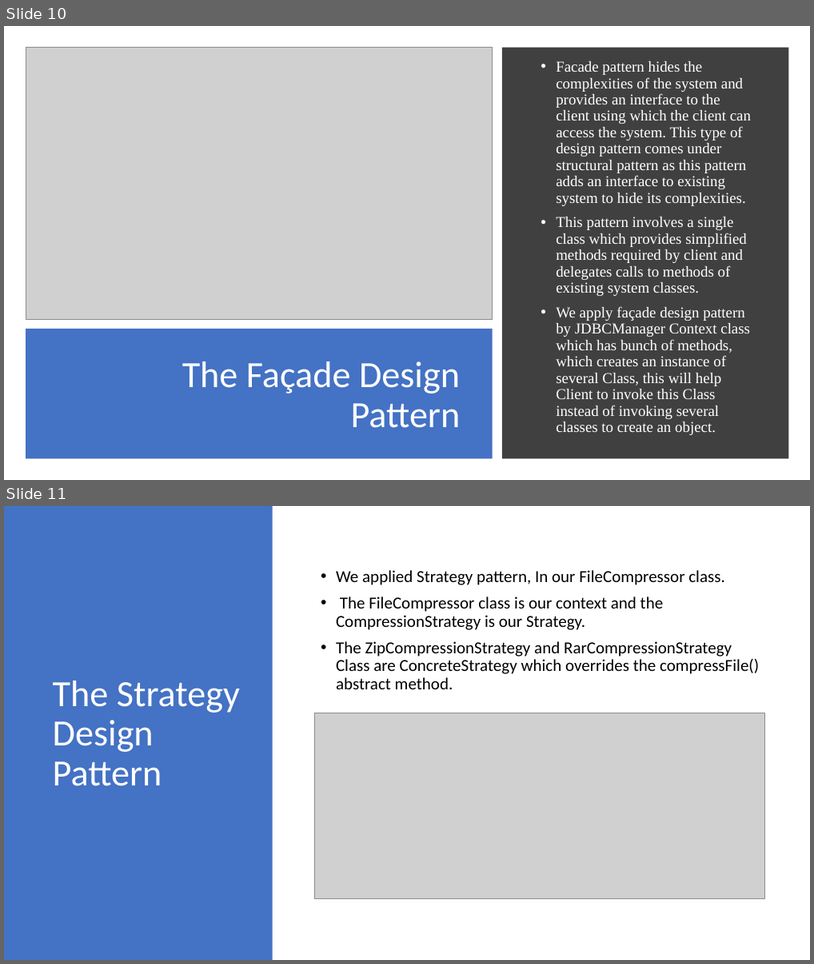
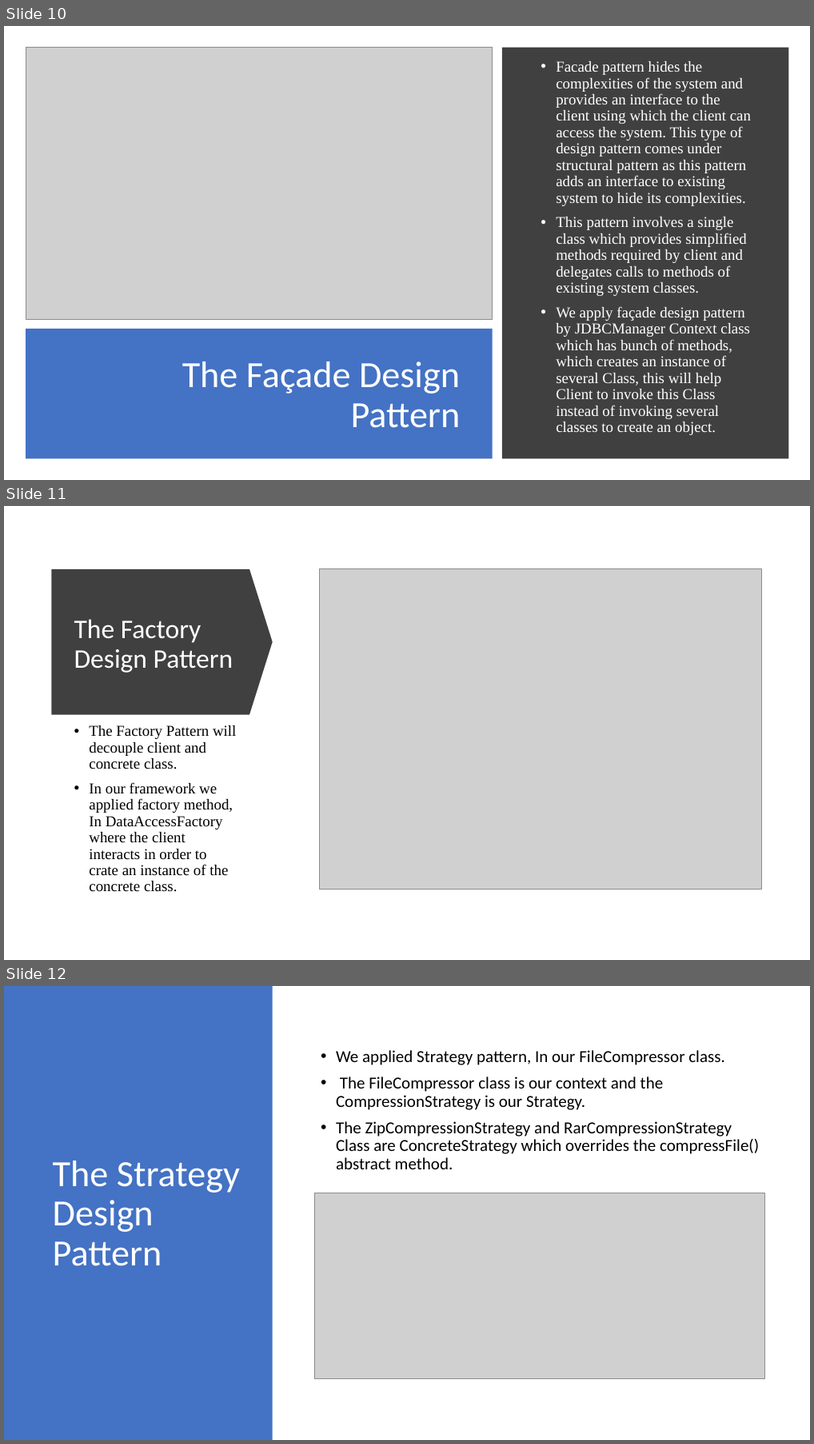
Before and after one commit to asdprojectlibrary/FrameworkLibraryProject, a slide deck: New Microsoft PowerPoint Presentation1.pptx. Shown one above the other, each under a label of ours: slides 10 and 11 before the commit, slides 10, 11 and 12 after it. The pictures are 814x964 and 814x1444 pixels, drawn with LibreOffice and Linux fonts; fonts in the diff are those of the drawing; grey boxes stand for pictures. Boxes give left, top, right and bottom in pixels: in the first picture for what was removed or moved away, otherwise in the second. Text is boxed around its words. In the diff, an @@ line names an element or a change of style, - is before the commit and + after.

Commit message:
framework added

```diff
--- a/New Microsoft PowerPoint Presentation1.pptx
+++ b/New Microsoft PowerPoint Presentation1.pptx
@@ slide 11 added at (4, 506, 810, 960), background #FFFFFF @@
@@ down arrow added at (51, 569, 273, 715), fill #404040 @@
@@ picture added at (320, 569, 762, 888) @@
@@ title added at (74, 619, 233, 672), 32 pt, text #FFFFFF @@
+The Factory Design Pattern
@@ text added at (89, 725, 236, 892), 18 pt, text #000000 @@
+• The Factory Pattern will decouple client and concrete class.
+• In our framework we applied factory method, In DataAccessFactory where the client interacts in order to crate an instance of the concrete class.
@@ what was slide 11 is now slide 12 @@
```
Also in this commit, not shown: 3 slides changed, 1 other slide added, 1 slide removed, 1 other file.
